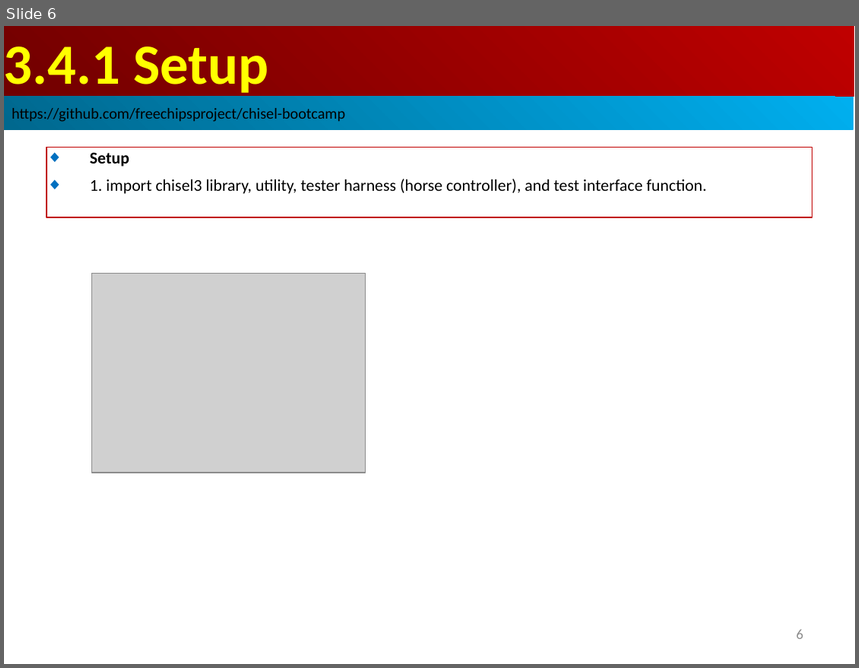
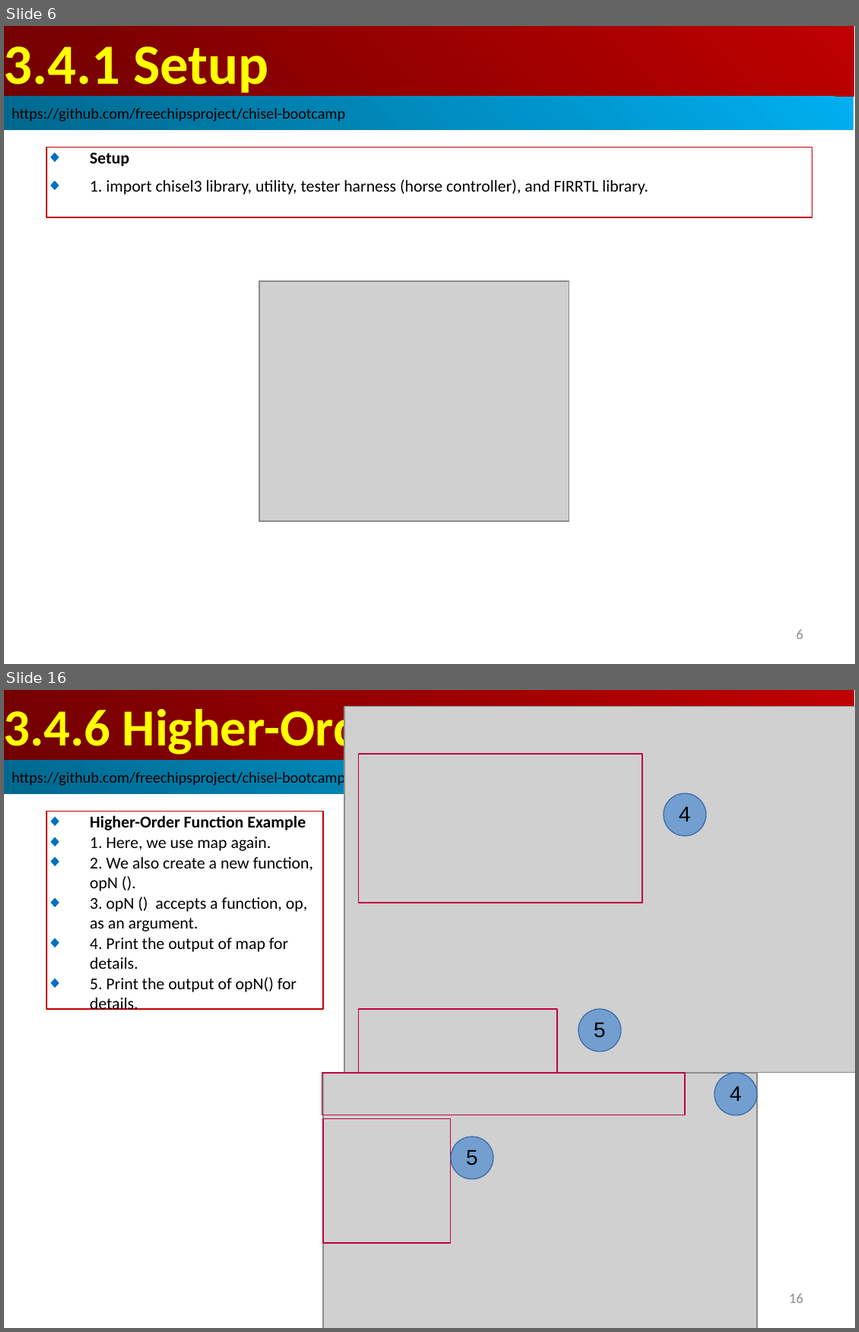
Before and after one commit to peterhchen/AIU_CS800_Chisel, a slide deck: 300_UCB_BC/003.4_FuncProg/000_Video/003.4_FuncProg.ppt. Shown one above the other, each under a label of ours: slide 6 before the commit, slides 6 and 16 after it; the slides between them are not shown. The pictures are 859x668 and 859x1332 pixels, drawn with LibreOffice and Linux fonts; fonts in the diff are those of the drawing; grey boxes stand for pictures. Boxes give left, top, right and bottom in pixels: in the first picture for what was removed or moved away, otherwise in the second. Text is boxed around its words. In the diff, an @@ line names an element or a change of style, - is before the commit and + after.

```diff
--- a/300_UCB_BC/003.4_FuncProg/000_Video/003.4_FuncProg.ppt
+++ b/300_UCB_BC/003.4_FuncProg/000_Video/003.4_FuncProg.ppt
@@ slide 16 added at <box>4,690,855,1328</box>, background #FFFFFF @@
@@ rectangle added at <box>4,690,854,761</box>, fill gradient #BF0000 to #710000, 44 pt, text #FFFF00, bold @@
+3.4.6 Higher-Order Function Example
@@ picture added at <box>344,706,855,1073</box> @@
@@ rectangle added at <box>359,754,642,903</box>, outline #BF0041 0.74 pt @@
@@ rectangle added at <box>4,761,854,794</box>, fill gradient #00AFEF to #00688E, 13 pt, text #000000 @@
+https://github.com/freechipsproject/chisel-bootcamp
@@ ellipse added at <box>664,794,706,837</box>, fill #729FCF, outline #3465A4 0.74 pt, 18 pt, text #000000 @@
+4
@@ rectangle added at <box>47,811,323,1009</box>, outline #C00000 0.74 pt, 14 pt, text #000000 @@
+◆ Higher-Order Function Example
+◆ 1. Here, we use map again.
+◆ 2. We also create a new function, opN ().
+◆ 3. opN () accepts a function, op, as an argument.
+◆ 4. Print the output of map for details.
+◆ 5. Print the output of opN() for details.
@@ rectangle added at <box>359,1009,557,1073</box>, outline #BF0041 0.74 pt @@
@@ ellipse added at <box>579,1009,621,1052</box>, fill #729FCF, outline #3465A4 0.74 pt, 18 pt, text #000000 @@
+5
@@ rectangle added at <box>322,1073,685,1116</box>, outline #BF0041 0.74 pt @@
@@ picture added at <box>323,1073,757,1328</box> @@
@@ ellipse added at <box>715,1073,757,1116</box>, fill #729FCF, outline #3465A4 0.74 pt, 18 pt, text #000000 @@
+4
@@ rectangle added at <box>323,1119,451,1243</box>, outline #BF0041 0.74 pt @@
@@ ellipse added at <box>451,1137,493,1179</box>, fill #729FCF, outline #3465A4 0.74 pt, 18 pt, text #000000 @@
+5
@@ page number added at <box>789,1293,804,1303</box>, 12 pt, text #8B8B8B @@
+16
@@ slide 6 changed as well @@
@@ text in rectangle at <box>90,180,648,195</box>: text changed @@
-◆ 1. import chisel3 library, utility, tester harness (horse controller), and test interface function.
+◆ 1. import chisel3 library, utility, tester harness (horse controller), and FIRRTL library.
@@ picture: place and size @@
-picture at <box>91,274,366,473</box>
+picture at <box>259,281,569,522</box>
```
Also in this commit, not shown: 18 other slides added.
